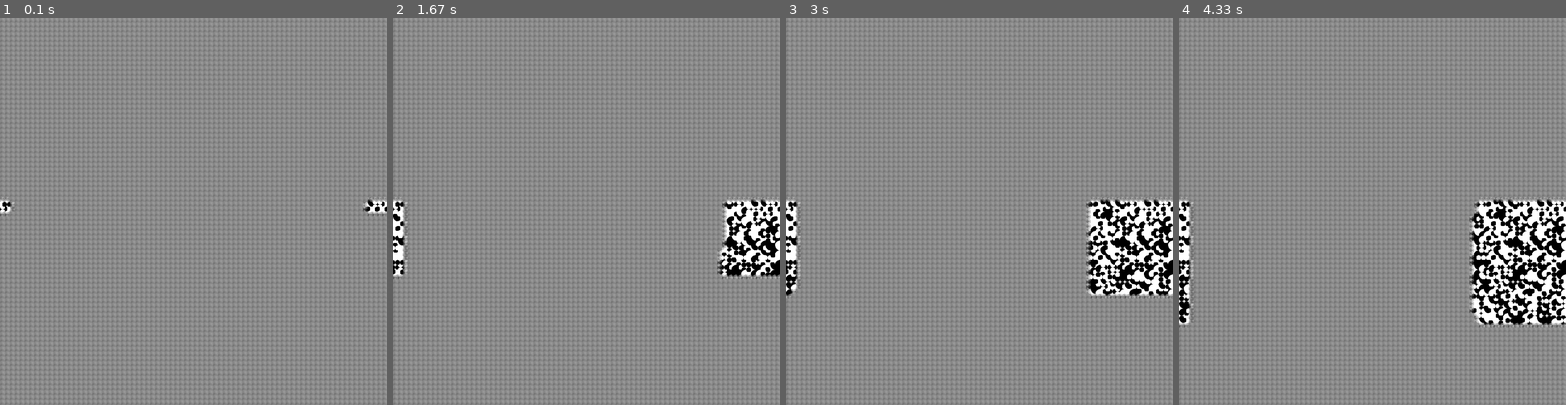
Above: before the commit, frames 1-4 (left to right).
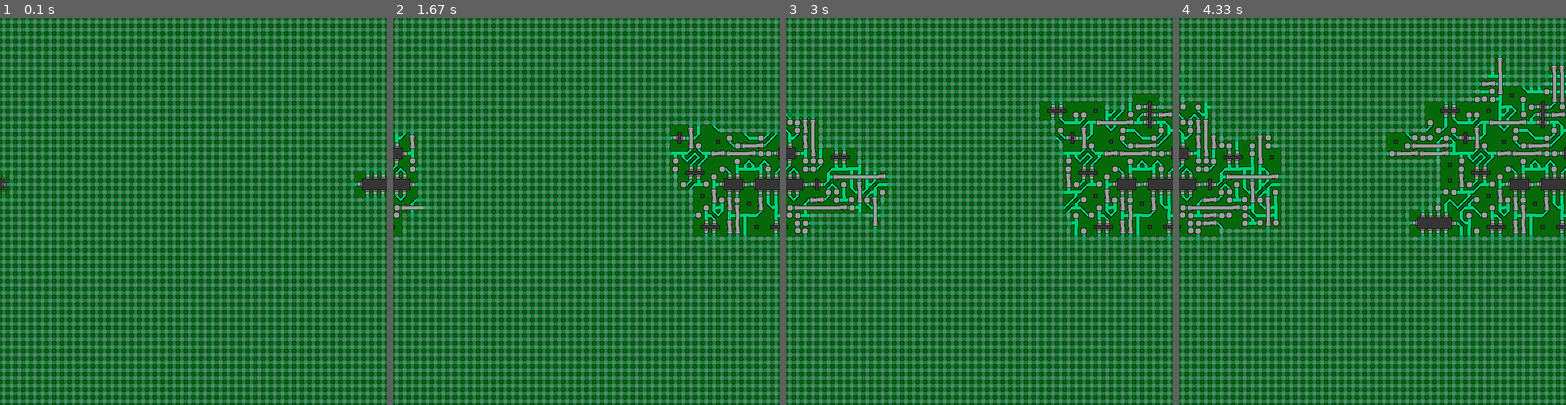
Above: after the commit, the same moments.

Repository: joolienhoolien/Wave_Function_Collapse
Game: pygame game, started from app/pygame_frontend/pygame_frontend.py
Two runs of this game, one before a commit and one after it. Both use one fixed random seed, a clock stepped at 60 frames per second and the inputs below.
Inputs:
- Up to frame 1 (0.1 s): no input
- Up to frame 2 (1.67 s): no input
- Up to frame 3 (3 s): no input
- Up to frame 4 (4.33 s): no input

The runs differ from the first frame. In frame 1, 100% of the frame differs, in the area x 0-100%, y 0-100%; in frame 2, 99%; in frame 3, 98%; in frame 4, 97%.

Commit message:
Formatting changes

Diff:
--- a/app/launcher/launcher.py
+++ b/app/launcher/launcher.py
@@ -1,9 +1,9 @@
 import sys
 import configparser
 
-from PyQt6.QtGui import QAction
-from PyQt6.QtWidgets import QMainWindow, QApplication, QPushButton, QGridLayout, QComboBox, QCheckBox, QWidget, \
-    QToolBar, QStatusBar, QLabel, QSpinBox, QLineEdit
+from PyQt6.QtWidgets import (QMainWindow, QApplication, QPushButton, QGridLayout,
+                             QComboBox, QCheckBox, QWidget,
+                             QStatusBar, QLabel, QSpinBox)
 from app.pygame_frontend.pygame_frontend import PygameFrontEnd
 
 
@@ -40,7 +40,6 @@
         self.config = configparser.ConfigParser()
         self.config.read('../../settings.ini')
 
-        grid = QGridLayout()
 
         #Debug
         debug_label = QLabel("Debug:", self)
@@ -99,6 +98,7 @@
         self.tile_set_combo.currentTextChanged.connect(self.change_tile_set)
 
         #Construct Grid
+        grid = QGridLayout()
         grid.addWidget(debug_label, 0, 0)
         grid.addWidget(self.debug_checkbox, 0, 1)
         grid.addWidget(fail_condition_label, 1, 0)
@@ -153,6 +153,5 @@
     window.show()
     sys.exit(app.exec())
 
-
 if __name__ == '__main__':
     main()
--- a/settings.ini
+++ b/settings.ini
@@ -10,14 +10,14 @@
 screen_height = 800
 
 [grid]
-grid_dim_width = 80
-grid_dim_height = 80
+grid_dim_width = 50
+grid_dim_height = 50
 
 [tiles]
 directions = up,right,down,left
 tile_set_folder = base_tiles
 tile_set_options = grass_tiles,pcb,set1,circles
-tile_set_name = circles
+tile_set_name = pcb
 default_tile = None
 
 [pygame]
